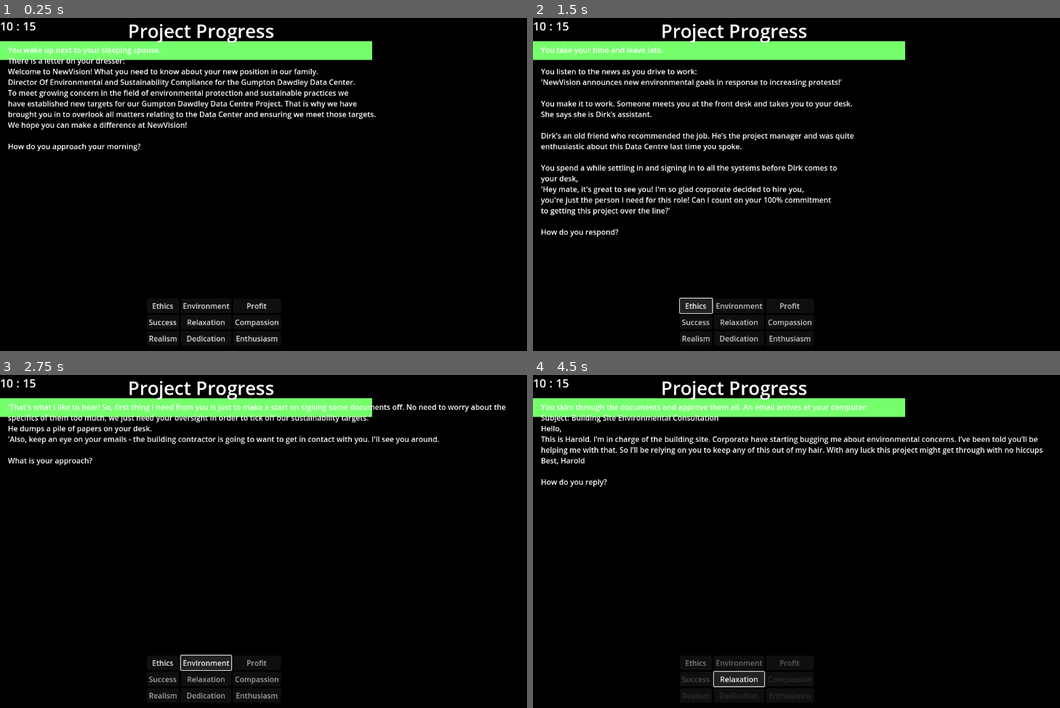
Above: before the commit, frames 1-4 (two rows, left to right).
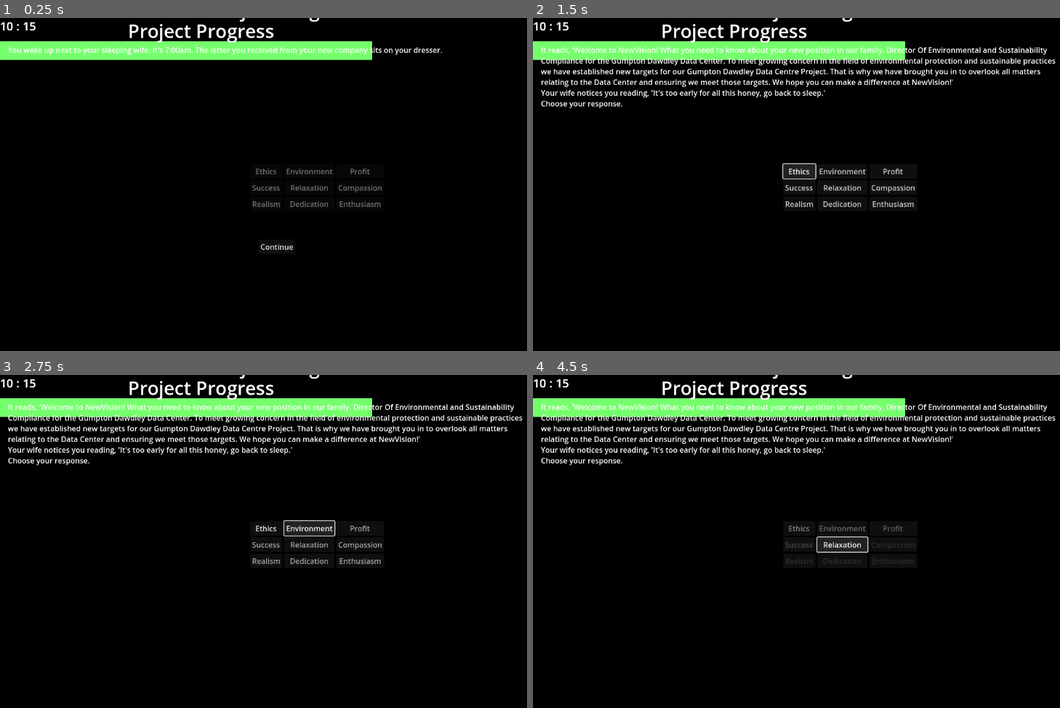
Above: after the commit, the same moments.

Repository: basmalord/worktextadventure
Game: Godot game, scene res://LevelTest/level_test.tscn
The game is run twice, just before and just after one commit, with the same random seed, the same clock (stepped at 60 frames per second) and the same inputs. The project has no main scene, so this scene is started directly. Video files are missing from this copy of the repository; at most half a second of black plays in their place.
Inputs (mouse positions are in pixels of both pictures, inside the frame that each line leads up to):
- Up to frame 1 (0.25 s): no input
- Up to frame 2 (1.5 s): click (812, 247) at 0.5 s, where only the run after the commit has a clickable "Continue"; click "Ethics" at 1.25 s
- Up to frame 3 (2.75 s): click "Environment" at 2 s
- Up to frame 4 (4.5 s): click "Profit" at 2.75 s; click "Success" at 3.5 s; click "Relaxation" at 4.25 s

The runs differ from the first frame. In frame 1, 5.7% of the frame differs, in the area x 0-84%, y 0-98%; in frame 2, 9.5%, in the area x 0-100%, y 0-98%; in frame 3, 6.8%; in frame 4, 7.1%.
Error after the commit: Invalid access to property or key 'parts' on a base object of type 'String'. (res://Passage/Scripts/passage.gd:46)

Commit message:
Changes to json template structure and first day.
- amended json structure to accommodate for conditionals and changes with passages.
- amended the json structure to accommodate individuated passage sections

Diff:
--- a/Passage/Scenes/passage.tscn
+++ b/Passage/Scenes/passage.tscn
@@ -1,8 +1,11 @@
-[gd_scene load_steps=4 format=3 uid="uid://ot7pjbh1rhyw"]
+[gd_scene load_steps=7 format=3 uid="uid://ot7pjbh1rhyw"]
 
 [ext_resource type="Script" uid="uid://dmkulon41l1ky" path="res://Passage/Scripts/passage.gd" id="1_y57or"]
 [ext_resource type="VideoStream" uid="uid://o72mmjio63tn" path="res://Video/asciitest2.ogv" id="2_l4bus"]
 [ext_resource type="PackedScene" uid="uid://cdc48adan4r4r" path="res://WordGrid/word_grid.tscn" id="2_w2v17"]
+[ext_resource type="Script" uid="uid://b03qqm27ogvut" path="res://ManagerNodes/ReputationManager/reputation_manager.gd" id="5_vfmde"]
+[ext_resource type="PackedScene" uid="uid://bor8i0t3t21x8" path="res://ManagerNodes/ProjectProgressManager/ProjectProgressManager.tscn" id="6_euac8"]
+[ext_resource type="PackedScene" uid="uid://u6jgrwteg455" path="res://ManagerNodes/TimeManager/TimeManager.tscn" id="6_vfmde"]
 
 [node name="Passage" type="CanvasLayer" groups=["Passage"]]
 script = ExtResource("1_y57or")
@@ -34,10 +37,36 @@
 autoplay = true
 loop = true
 
+[node name="ReputationManager" type="Node" parent="."]
+script = ExtResource("5_vfmde")
+reputation_type_dictionary = Dictionary[String, int]({
+"family": 0,
+"manager": 0
+})
+metadata/_custom_type_script = "uid://b03qqm27ogvut"
+
+[node name="TimeManager" parent="." instance=ExtResource("6_vfmde")]
+
+[node name="ProjectProgressManager" parent="." instance=ExtResource("6_euac8")]
+offset_left = 177.0
+offset_top = -45.0
+offset_right = 177.0
+offset_bottom = -45.0
+progress = 0
+
+[node name="ContinueButton" type="Button" parent="."]
+offset_left = 556.0
+offset_top = 476.0
+offset_right = 564.0
+offset_bottom = 484.0
+text = "Continue
+"
+
 [node name="WordGrid" parent="." instance=ExtResource("2_w2v17")]
-offset_left = 316.0
-offset_top = 603.0
-offset_right = 356.0
-offset_bottom = 643.0
+offset_left = 538.0
+offset_top = 314.0
+offset_right = 578.0
+offset_bottom = 354.0
 
 [connection signal="text_submitted" from="InputBox" to="." method="_on_input_box_text_submitted"]
+[connection signal="pressed" from="ContinueButton" to="." method="continue_passage"]
--- a/Passage/Scripts/passage.gd
+++ b/Passage/Scripts/passage.gd
@@ -4,12 +4,21 @@
 var next_passage: String
 var valid_inputs: Dictionary
 var input_strings: Array
+var amount_of_continue_presses: int = 0
+var passage_parts_array: Array = []
 var data: Dictionary
+var part_number: int
 @export var passage_json_file_location: String
 @export var passage_json_files_folder: String
 @onready var output_box: RichTextLabel = $OutputBox
 @onready var input_box: LineEdit = $InputBox
 @onready var visuals: VideoStreamPlayer = $Visuals
+@onready var reputation_manager: ReputationManager = $ReputationManager
+@onready var progress_manager: ProjectProgressManager = $ProjectProgressManager
+@onready var time_manager = $TimeManager
+@onready var continue_button: Button = $ContinueButton
+@onready var word_grid = $WordGrid
+
 
 func _ready():
 	load_passage()
@@ -28,11 +37,65 @@
 			print("ERROR: PASSAGE TEXT DATA IS NOT JSON FORMATTED")
 			return
 		data = new_json.data
-		output_box.text = data["passage_text"]
+		continue_passage()
 		valid_inputs = data["inputs"]
 		input_strings = valid_inputs.keys()
-		print(input_strings)
 
+func continue_passage():
+	print("AM CON PRES: ", amount_of_continue_presses)
+	passage_parts_array = data["passage_text"]["parts"]
+	var available_parts = get_available_parts(passage_parts_array, generate_state())
+	var part_text = available_parts[0]["text"]
+	part_number = passage_parts_array.find(available_parts[0])
+	check_for_response_required(data)
+	output_box.text = part_text
+
+func check_for_response_required(passage_data):
+	if passage_data["passage_text"] == null:
+		print("ERROR: PASSAGE DATA DOES NOT CONTAIN PASSAGE TEXT KEY")
+		return
+	if data["passage_text"]["parts"][part_number]["response_required"] == true:
+		for child in word_grid.get_child(0).get_children():
+			if child is WordButton:
+				child.disabled = false
+		continue_button.hide()
+		reset_continues()
+	else:
+		for child in word_grid.get_child(0).get_children():
+			if child is WordButton:
+				child.disabled = true
+				print("bozo")
+		continue_button.show()
+		amount_of_continue_presses += 1
+
+func generate_state():
+	var state: Dictionary
+	state["reputation"] = reputation_manager.reputation_type_dictionary
+	state["progress"] = progress_manager.progress
+	state["continue"] = amount_of_continue_presses
+	return state
+
+func get_available_parts(parts: Array, state: Dictionary):
+	var available = []
+	for part in parts:
+		if check_conditions(part,state):
+			available.append(part)
+	return available
+
+func check_conditions(part: Dictionary, state: Dictionary): #takes a part of the passage, compares its conditions to the gamestate, returns false if no match, true otherwise.
+	for key in part["conditions"].keys():
+		var cond_val = part["conditions"][key]
+		if typeof(cond_val) == TYPE_DICTIONARY:
+			for subkey in cond_val.keys():
+				if state[key][subkey] != cond_val[subkey]:
+					return false
+		else:
+			if state[key] != cond_val:
+				return false
+	return true
+
+func reset_continues():
+	amount_of_continue_presses = 0
 
 func test_json():
 	var json_file = FileAccess.open("res://JSON Files/template.txt", FileAccess.READ)
Not shown, changed: JSON Files/d1_arrive_early.txt
Not shown, changed: JSON Files/d1_wake_up.txt
Not shown, changed: JSON Files/template.txt
Not shown, changed: README.md
